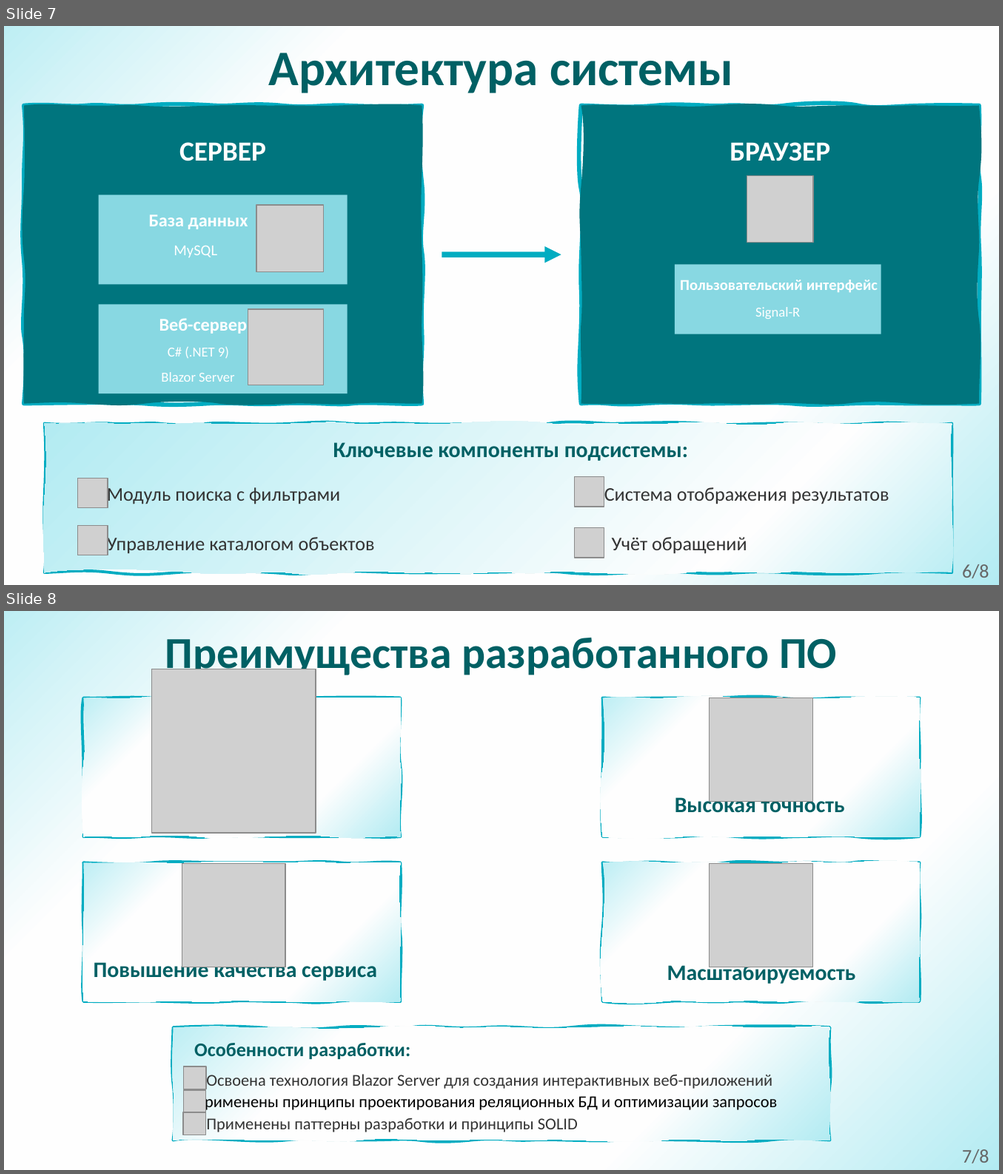
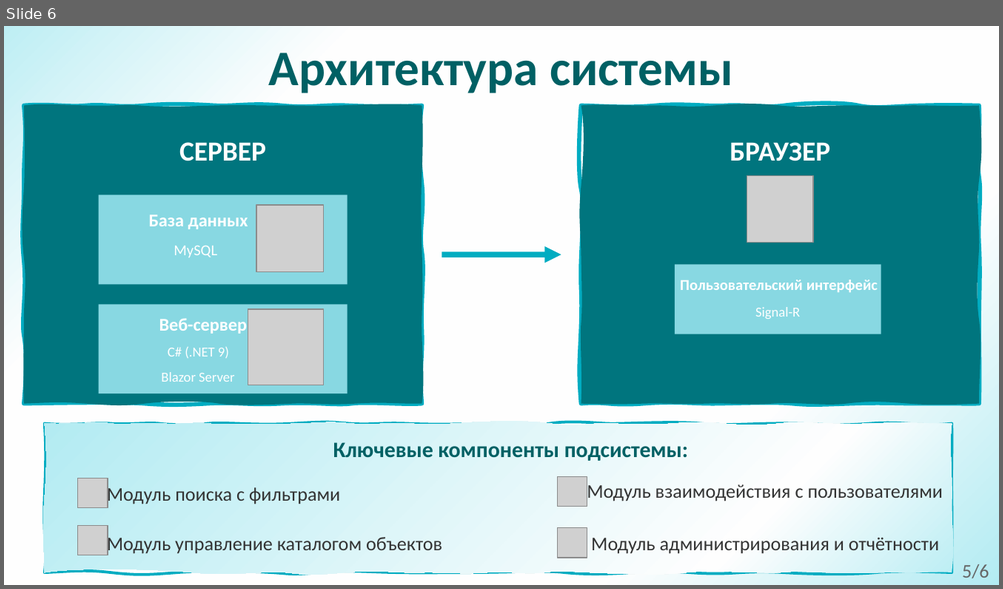
Before and after one commit to AndMar20/Present, a slide deck: Other/Курсовой_проект_АрхРеестр_Маратканов_А.А.pptx. Shown one above the other, each under a label of ours: slides 7 and 8 before the commit, slide 6 after it. The pictures are 1003x1174 and 1003x589 pixels, drawn with LibreOffice and Linux fonts; fonts in the diff are those of the drawing; grey boxes stand for pictures. Boxes give left, top, right and bottom in pixels: in the first picture for what was removed or moved away, otherwise in the second. Text is boxed around its words. In the diff, an @@ line names an element or a change of style, - is before the commit and + after.

```diff
--- a/Other/Курсовой_проект_АрхРеестр_Маратканов_А.А.pptx
+++ b/Other/Курсовой_проект_АрхРеестр_Маратканов_А.А.pptx
@@ slide 8 removed at (x1=4, y1=611, x2=999, y2=1170), background gradient #B3EBF2 to #FEFEFE to #BEEEF4 @@
@@ text removed at (x1=165, y1=638, x2=836, y2=679) @@
-Преимущества разработанного ПО
@@ picture removed at (x1=151, y1=669, x2=316, y2=833) @@
@@ freeform shape removed at (x1=84, y1=698, x2=400, y2=837) @@
@@ freeform shape removed at (x1=603, y1=698, x2=919, y2=837) @@
@@ picture removed at (x1=709, y1=698, x2=813, y2=801) @@
@@ text removed at (x1=674, y1=795, x2=845, y2=813) @@
-Высокая точность
@@ freeform shape removed at (x1=84, y1=863, x2=400, y2=1002) @@
@@ picture removed at (x1=182, y1=863, x2=285, y2=967) @@
@@ freeform shape removed at (x1=603, y1=863, x2=919, y2=1002) @@
@@ picture removed at (x1=709, y1=863, x2=813, y2=967) @@
@@ text removed at (x1=94, y1=959, x2=377, y2=982) @@
-Повышение качества сервиса
@@ text removed at (x1=667, y1=962, x2=856, y2=984) @@
-Масштабируемость
@@ freeform shape removed at (x1=173, y1=1028, x2=830, y2=1140) @@
@@ text removed at (x1=194, y1=1043, x2=410, y2=1059) @@
-Особенности разработки:
@@ picture removed at (x1=183, y1=1067, x2=206, y2=1089) @@
@@ text removed at (x1=206, y1=1072, x2=772, y2=1090) @@
-• Освоена технология Blazor Server для создания интерактивных веб-приложений
@@ picture removed at (x1=183, y1=1091, x2=206, y2=1113) @@
@@ text removed at (x1=194, y1=1094, x2=777, y2=1113) @@
-Применены принципы проектирования реляционных БД и оптимизации запросов
@@ picture removed at (x1=183, y1=1113, x2=206, y2=1136) @@
@@ text removed at (x1=206, y1=1119, x2=578, y2=1133) @@
-• Применены паттерны разработки и принципы SOLID
@@ text removed at (x1=962, y1=1150, x2=989, y2=1164) @@
-7/8
@@ what was slide 7 is now slide 6 @@
@@ slide 6 changed as well @@
@@ picture moved from (x1=574, y1=477, x2=603, y2=507) to (x1=557, y1=477, x2=587, y2=506) @@
@@ text at (x1=586, y1=483, x2=943, y2=503): text changed @@
-• Система отображения результатов
+Модуль взаимодействия с пользователями
@@ text at (x1=107, y1=534, x2=442, y2=555): text changed @@
-• Управление каталогом объектов
+• Модуль управление каталогом объектов
@@ picture moved from (x1=574, y1=528, x2=603, y2=558) to (x1=557, y1=528, x2=587, y2=558) @@
@@ text at (x1=591, y1=537, x2=939, y2=554): text changed @@
-Учёт обращений
+Модуль администрирования и отчётности
@@ text at (x1=962, y1=565, x2=989, y2=579): text changed @@
-6/8
+5/6
```
Also in this commit, not shown: 7 other slides changed, 1 other slide removed.
